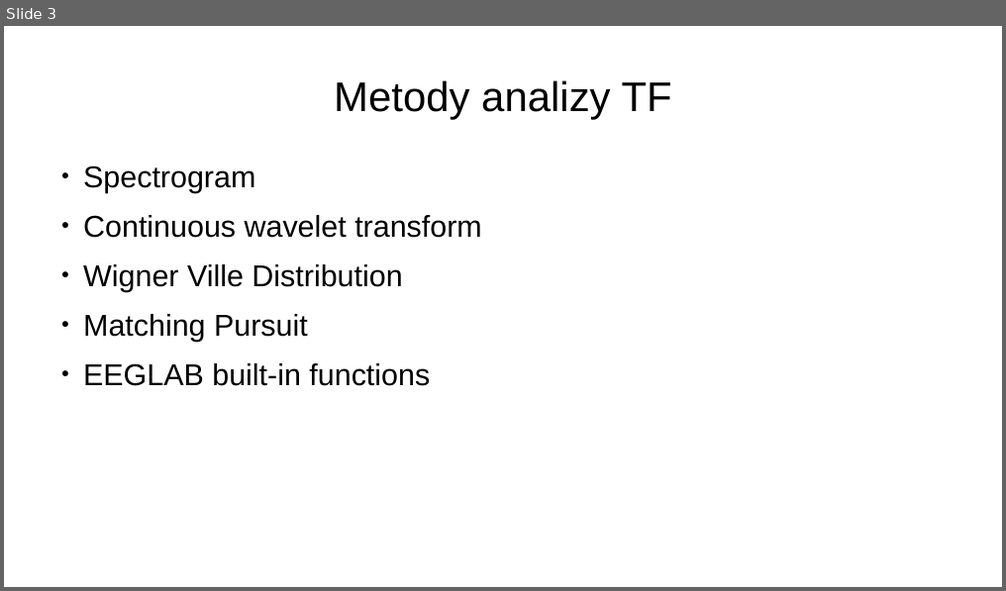
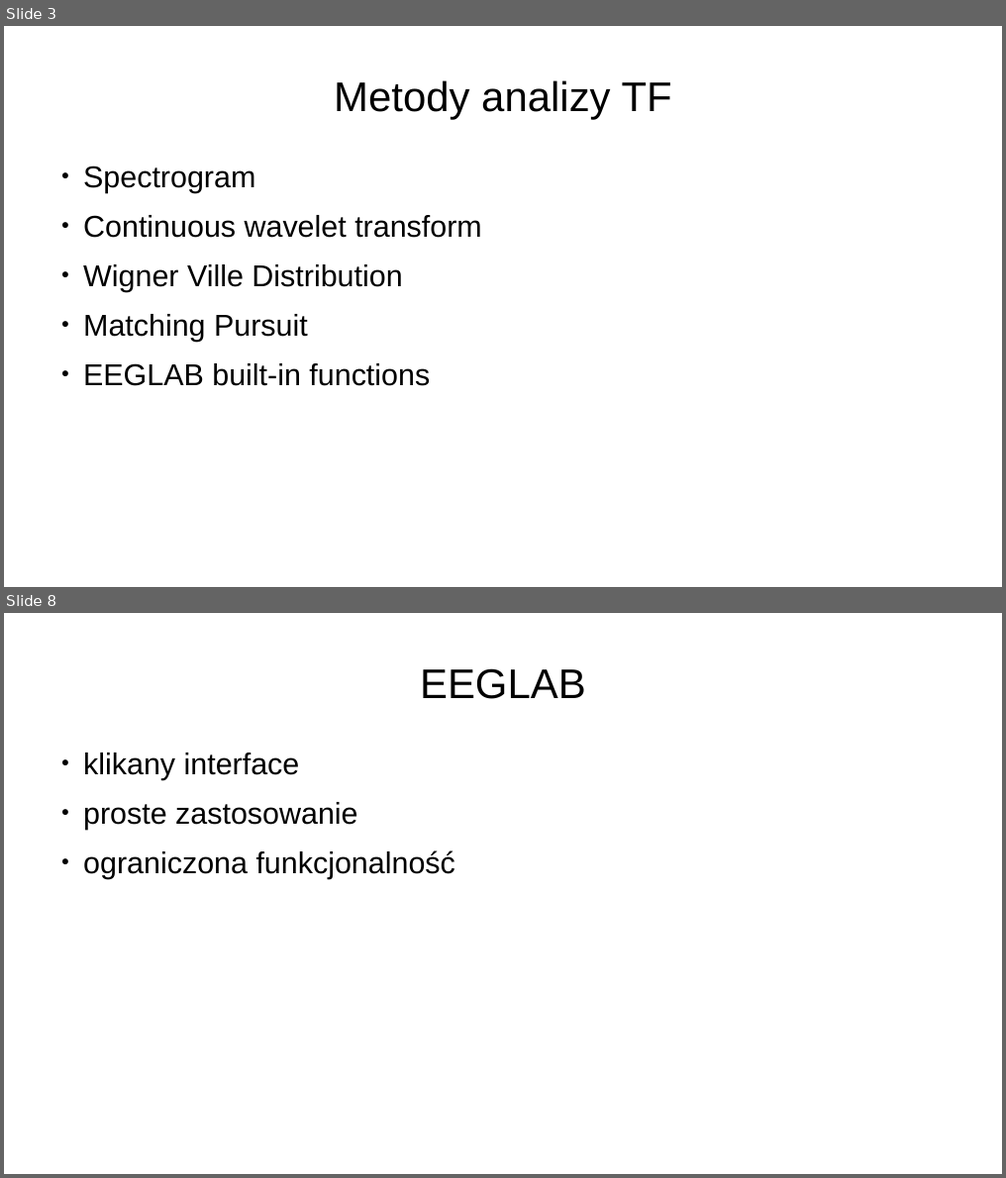
Before and after one commit to karolaug/eeg-laboratory, a slide deck: time-frequency/presentation/slides.odp. Shown one above the other, each under a label of ours: slide 3 before the commit, slides 3 and 8 after it; the slides between them are not shown. The pictures are 1006x591 and 1006x1178 pixels, drawn with LibreOffice and Linux fonts; fonts in the diff are those of the drawing. Boxes give left, top, right and bottom in pixels: in the first picture for what was removed or moved away, otherwise in the second. Text is boxed around its words. In the diff, an @@ line names an element or a change of style, - is before the commit and + after.

```diff
--- a/time-frequency/presentation/slides.odp
+++ b/time-frequency/presentation/slides.odp
@@ slide 8 added at <box>4,613,1002,1174</box>, background #FFFFFF @@
@@ title added at <box>420,668,586,699</box>, 47.9 pt, text #000000 @@
+EEGLAB
@@ text added at <box>83,753,455,879</box>, 34.8 pt, text #000000 @@
+● klikany interface
+● proste zastosowanie
+● ograniczona funkcjonalność
```
Also in this commit, not shown: 1 slide changed, 4 other slides added, 4 slides removed, 7 other files.
